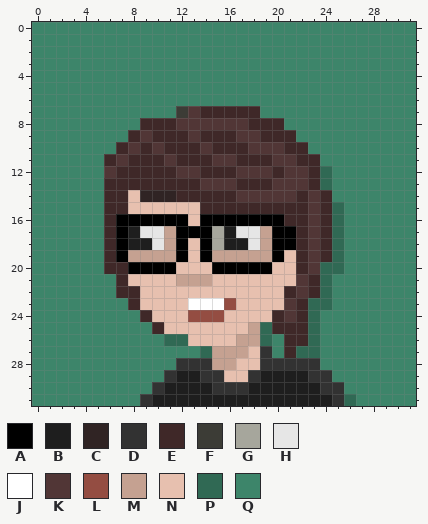
Pixel-art sprite -- dist/images/icons/Hannah.png. The first picture shows the starting point.
The file is 128x128 pixels, drawn in blocks of 4x4; one block is one cell here. Colours within 5 levels of each other are drawn and written as one.
Palette (. is transparent): A #000000  B #1e1e1e  C #302424  D #323232  E #3f2828  F #3c3c36  G #a6a69c  H #e6e6e6  J #ffffff  K #513636  L #944d42  M #c5a191  N #e7c0af  P #306954  Q #3d856a
Now the later version:
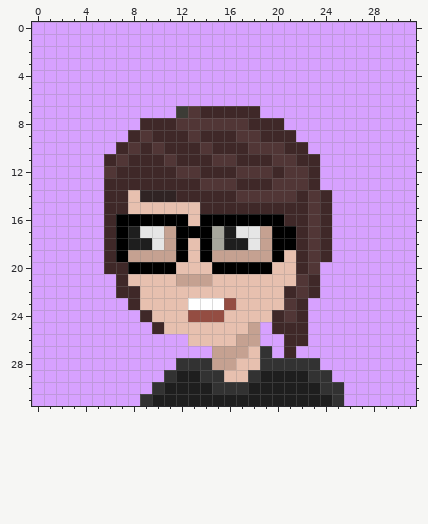
Edits made:
colour Q: #3d856a -> #d7a1ff
Changed rows in their new state; - is a pixel that keeps its letter.
first column x 11:
12 -------------Q-
13 -------------Q-
15 --------------Q
16 --------------Q
17 --------------Q
18 --------------Q
19 --------------Q
20 -------------QQ
21 -------------Q-
22 -------------Q-
23 ------------QQ-
24 ------------Q--
25 --------Q---Q--
26 QQ------Q---Q--
27 ---Q-------QQ--
first column x 26:
31 Q
Where, in picture pixels (left, top, right, bottom), the same in both pictures:
changed: (32, 22, 416, 406)
